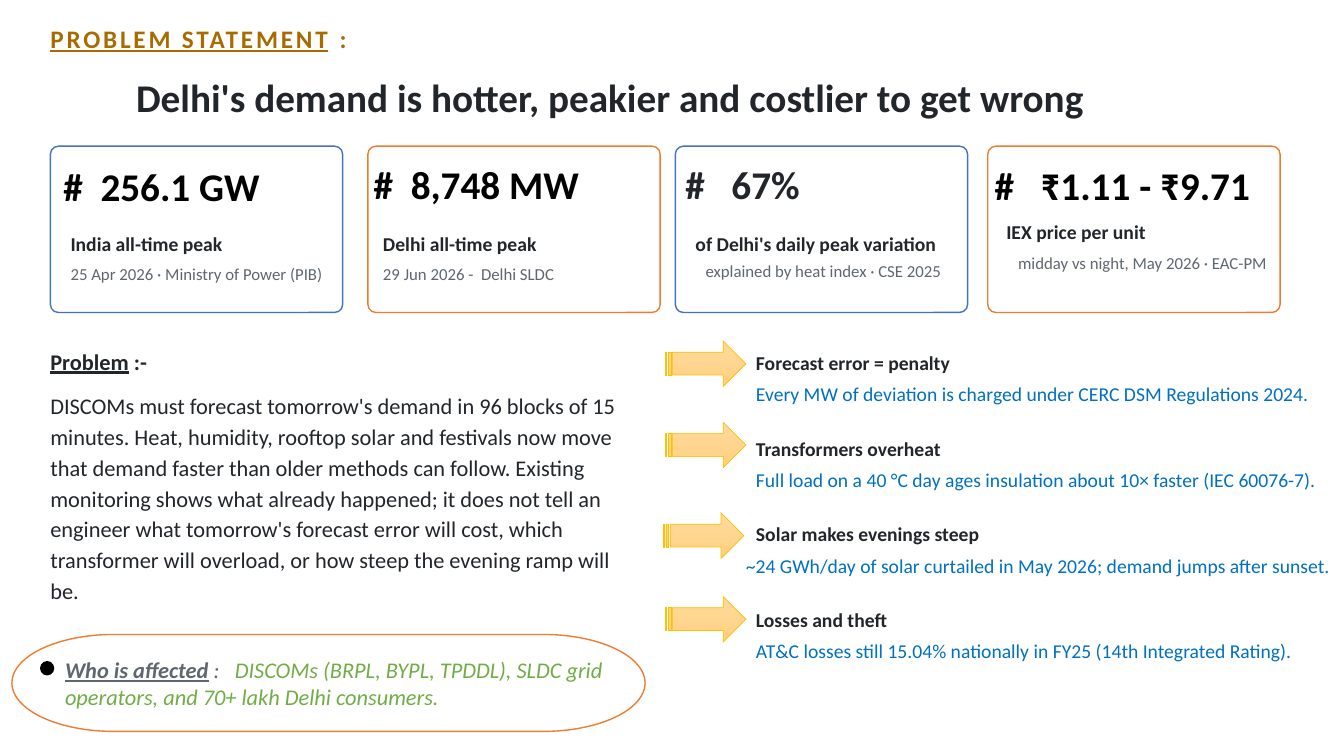
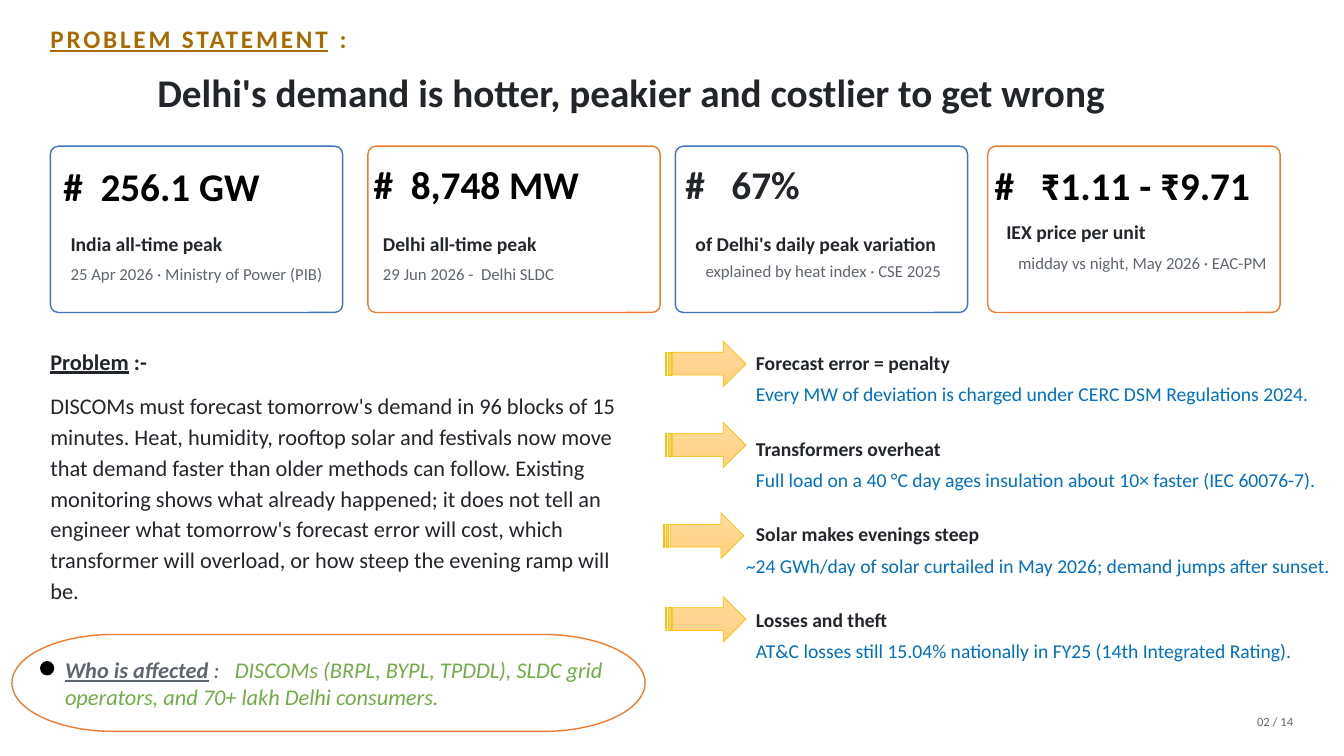
Before and after one commit to Vansh-lab/lpmf, a slide deck: slide 2 of docs/LPMF_Project_Presentation.pptx. Drawn at 1344x756 pixels with LibreOffice and Linux fonts; fonts in the diff are those of the drawing. Boxes give left, top, right and bottom in pixels: in the first picture for what was removed or moved away, otherwise in the second. Text is boxed around its words. In the diff, an @@ line names an element or a change of style, - is before the commit and + after.

```diff
--- a/docs/LPMF_Project_Presentation.pptx
+++ b/docs/LPMF_Project_Presentation.pptx
@@ text "Delhi's demand is hotter, peakier ...": place and size @@
-text "Delhi's demand is hotter, peakier ..." at [136,84,1083,119]
+text "Delhi's demand is hotter, peakier ..." at [157,79,1104,114]
@@ text added at [1257,718,1293,726], 9 pt, text #5F6670 @@
+02 / 14
```
Also in this commit, not shown: 4 other slides changed, 8 slides added, 5 slides removed, 6 other files.
